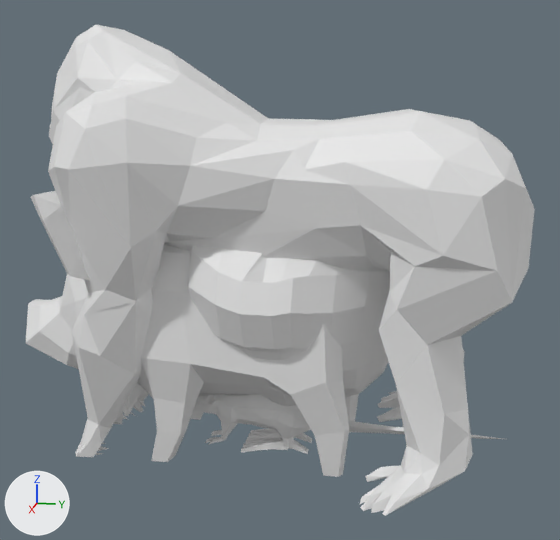
A saved change to the OBJ model final_project4/Assets/Mesh/Gorilla/Walk/Gorilla_000020.obj.
Rendered twice from a 50 mm camera at (3.62, 0.86, 1.84) aimed at (-0.02, 0.13, 0.93). Arrows for +X, +Y and +Z are at lower left; the lights stay in place. Where no turn or scale is listed for an object, it has been applied to the vertices.

In view in the first picture: '10664_Gorilla_v2', 'Chicken', 'grp1_Mesh', 'pig'.
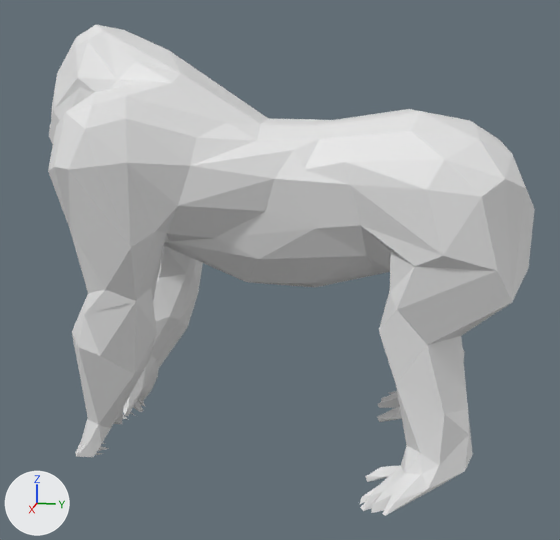
What differs and where, as boxes [x1, y1, x2, y2] in the pictures (560 x 540 px):
'pig', deleted: before [26, 191, 359, 477]
'Chicken', deleted: before [188, 246, 390, 454]
'grp1_Mesh', deleted: before [193, 393, 503, 451]

The change in detail:
Object 'Chicken' (ob_chicken) is deleted.
Object 'grp1_Mesh' (ob_grp1_mesh) is deleted.
Object 'pig' (ob_pig) is deleted.
